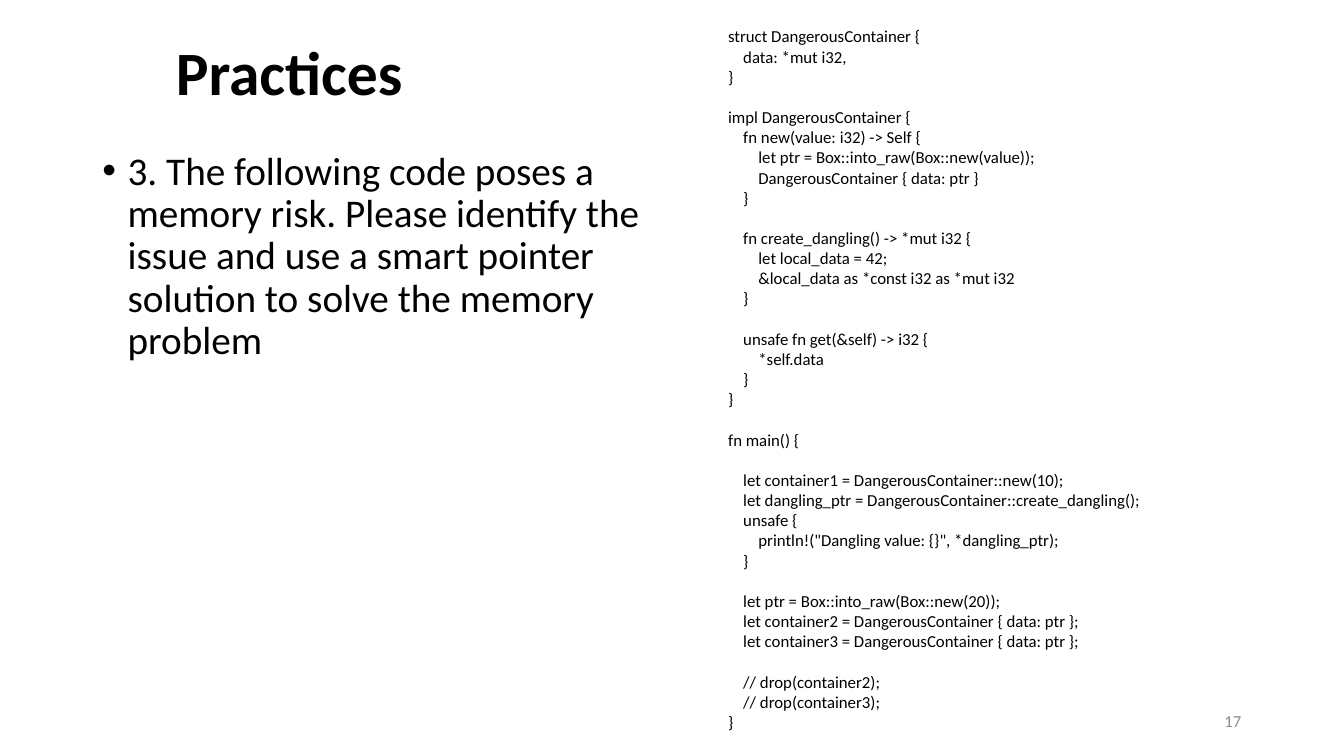
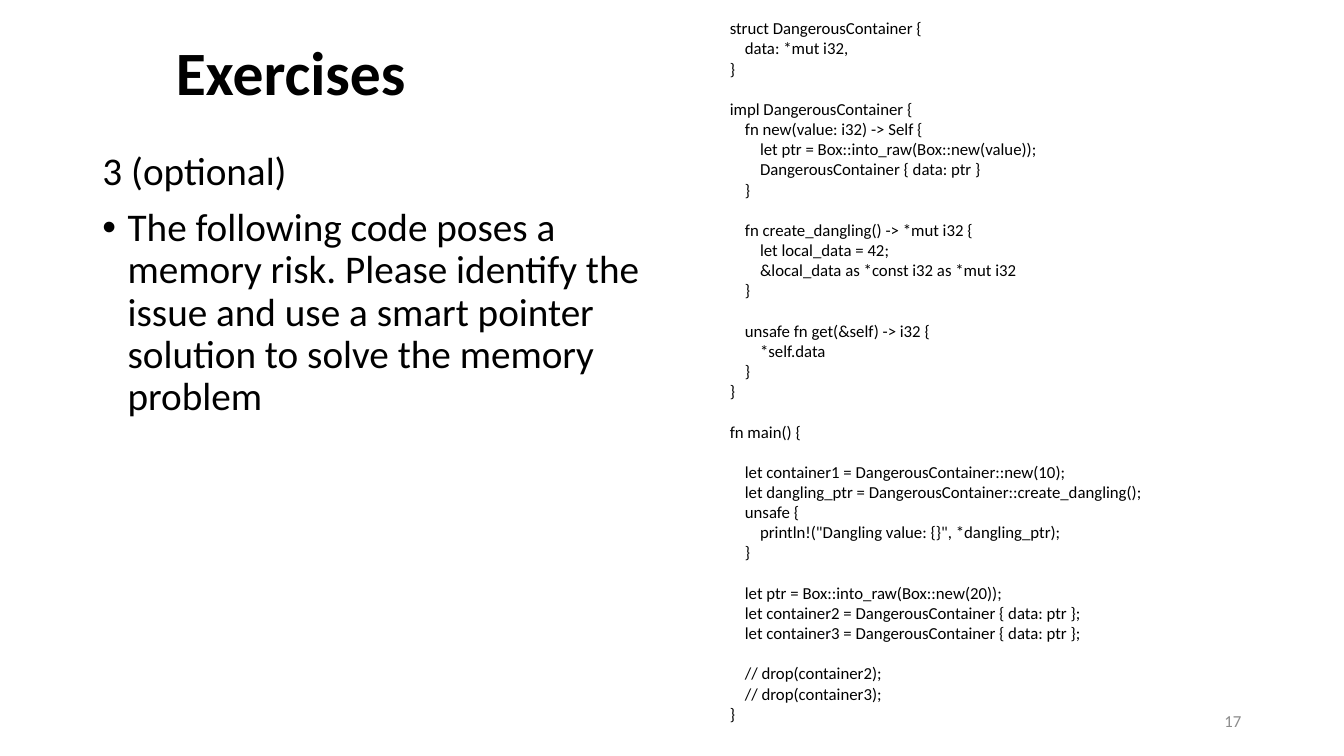
Before and after one commit to ShiqiYu/CPP, a slide deck: slide 17 of rust/Rust-Lab2.pptx. Drawn at 1344x756 pixels with LibreOffice and Linux fonts; fonts in the diff are those of the drawing; background and template pictures are left out. Boxes give left, top, right and bottom in pixels: in the first picture for what was removed or moved away, otherwise in the second. Text is boxed around its words. In the diff, an @@ line names an element or a change of style, - is before the commit and + after.

```diff
--- a/rust/Rust-Lab2.pptx
+++ b/rust/Rust-Lab2.pptx
@@ text "struct DangerousContainer {": place and size @@
-text "struct DangerousContainer {" at (728,30,1139,711)
+text "struct DangerousContainer {" at (730,22,1141,703)
@@ title at (176,51,406,96): text changed @@
-Practices
+Exercises
@@ text at (102,156,639,417): text changed @@
-• 3. The following code poses a memory risk. Please identify the issue and use a smart pointer solution to solve the memory problem
+3 (optional)
+• The following code poses a memory risk. Please identify the issue and use a smart pointer solution to solve the memory problem
```
Also in this commit, not shown: 2 other slides changed, 2 other files.
